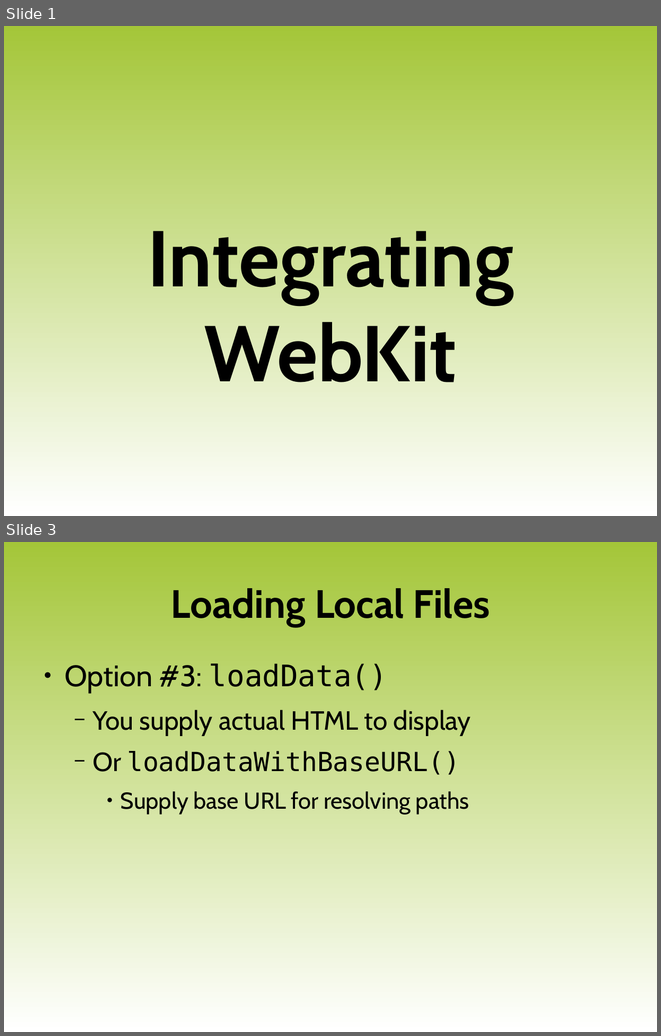
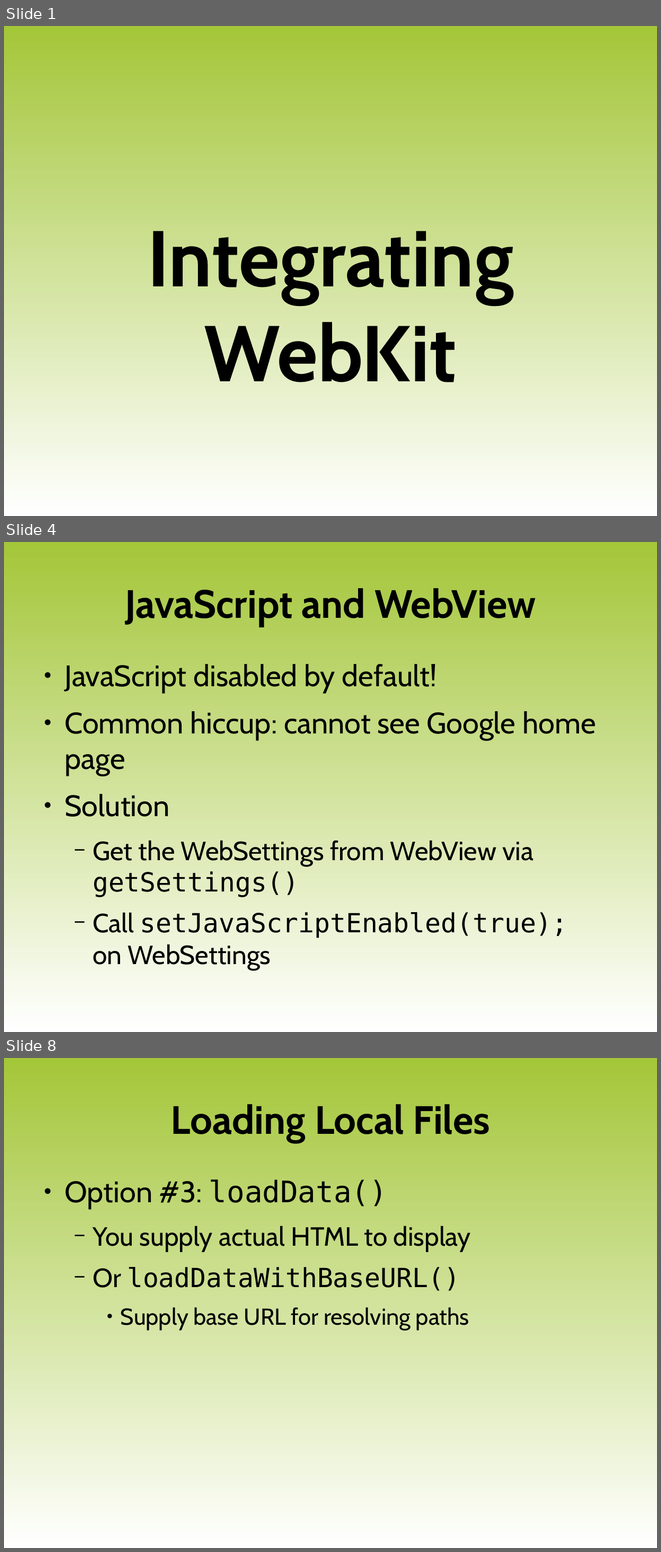
Before and after one commit to luigi-agosti/cw-courseware, a slide deck: XX-WebKit.odp. Shown one above the other, each under a label of ours: slides 1 and 3 before the commit, slides 1, 4 and 8 after it; the slides between them are not shown. The pictures are 661x1036 and 661x1552 pixels, drawn with LibreOffice and Linux fonts; fonts in the diff are those of the drawing; background and template pictures are left out. Boxes give left, top, right and bottom in pixels: in the first picture for what was removed or moved away, otherwise in the second. Text is boxed around its words. In the diff, an @@ line names an element or a change of style, - is before the commit and + after.

```diff
--- a/XX-WebKit.odp
+++ b/XX-WebKit.odp
@@ slide 4 added at box(4, 542, 657, 1032), background gradient #A4C639 to #FFFFFF @@
@@ title added at box(125, 588, 536, 627), 48 pt, text #000000, bold @@
+JavaScript and WebView
@@ text added at box(64, 664, 596, 970), 32 pt, text #000000 @@
+● JavaScript disabled by default!
+● Common hiccup: cannot see Google home page
+● Solution
+  − Get the WebSettings from WebView via getSettings()
+  − Call setJavaScriptEnabled(true);
+    on WebSettings
@@ what was slide 3 is now slide 8 @@
```
Also in this commit, not shown: 5 slides changed, 4 other slides added.
